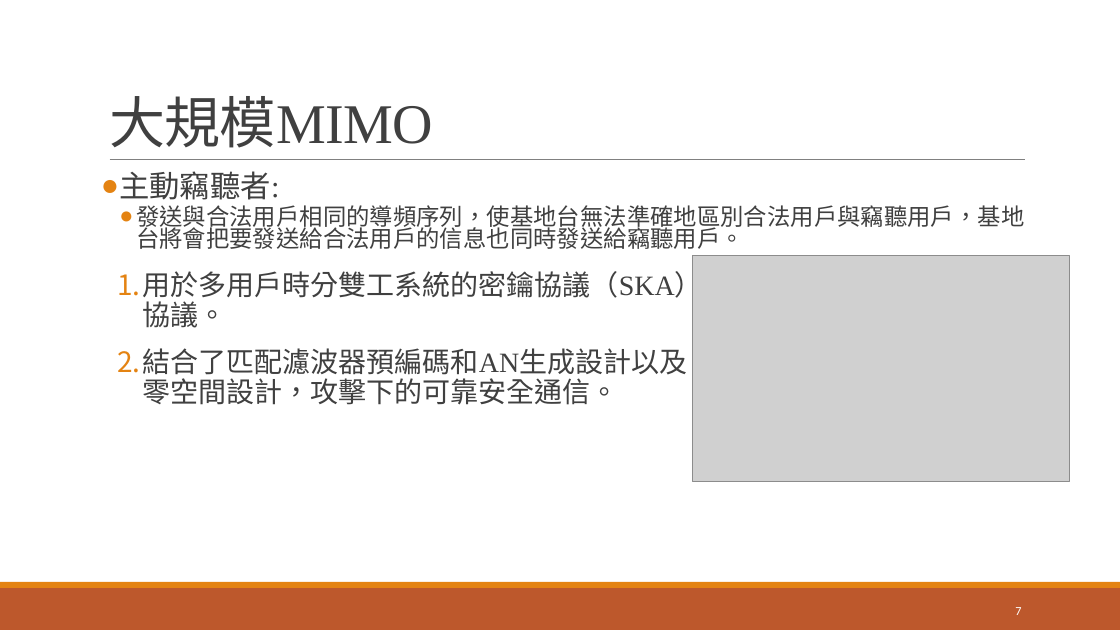
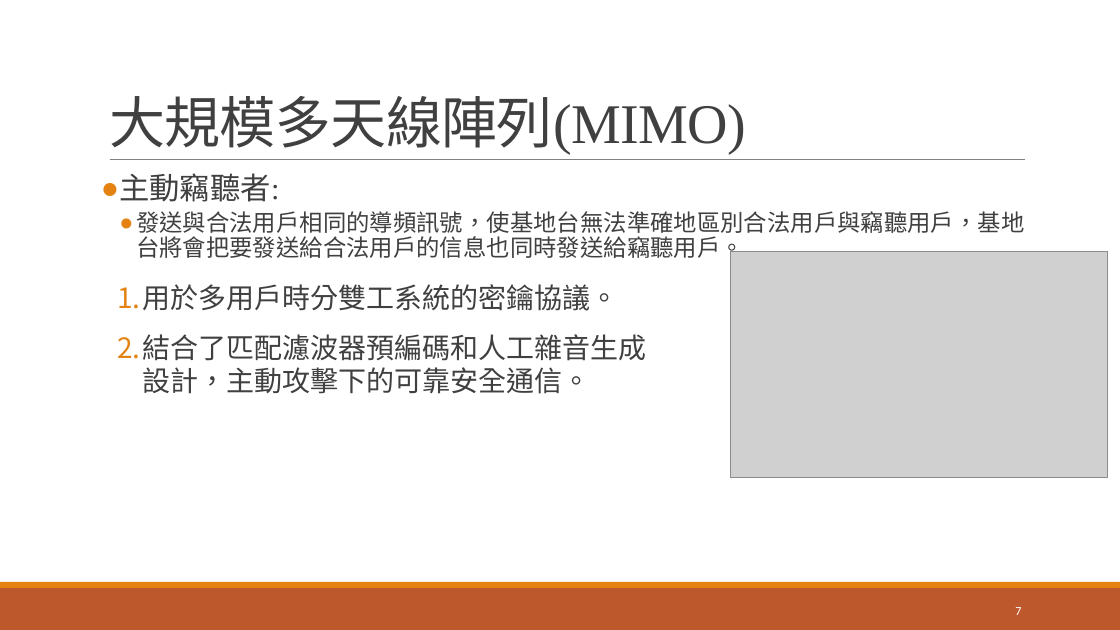
Before and after one commit to hrne/teach_java, a slide deck: slide 7 of 期末簡報_5G.pptx. Drawn at 1120x630 pixels with LibreOffice and Linux fonts; fonts in the diff are those of the drawing; grey boxes stand for pictures. Boxes give left, top, right and bottom in pixels: in the first picture for what was removed or moved away, otherwise in the second. Text is boxed around its words. In the diff, an @@ line names an element or a change of style, - is before the commit and + after.

```diff
--- a/期末簡報_5G.pptx
+++ b/期末簡報_5G.pptx
@@ title at [109, 96, 746, 155]: text changed @@
-大規模MIMO
+大規模多天線陣列(MIMO)
@@ text at [119, 173, 279, 202]: line spacing 0.8 to 0.9 @@
@@ text at [117, 211, 1024, 394]: text changed @@
-  ● 發送與合法用戶相同的導頻序列，使基地台無法準確地區別合法用戶與竊聽用戶，基地台將會把要發送給合法用戶的信息也同時發送給竊聽用戶。
-1. 用於多用戶時分雙工系統的密鑰協議（SKA）
-   協議。
-2. 結合了匹配濾波器預編碼和AN生成設計以及
-   零空間設計，攻擊下的可靠安全通信。
+  ● 發送與合法用戶相同的導頻訊號，使基地台無法準確地區別合法用戶與竊聽用戶，基地台將會把要發送給合法用戶的信息也同時發送給竊聽用戶。
+1. 用於多用戶時分雙工系統的密鑰協議。
+2. 結合了匹配濾波器預編碼和人工雜音生成
+   設計，主動攻擊下的可靠安全通信。
@@ picture: place and size @@
-picture at [692, 255, 1069, 481]
+picture at [731, 252, 1107, 478]
```
Also in this commit, not shown: 12 other slides changed, 1 other file.
